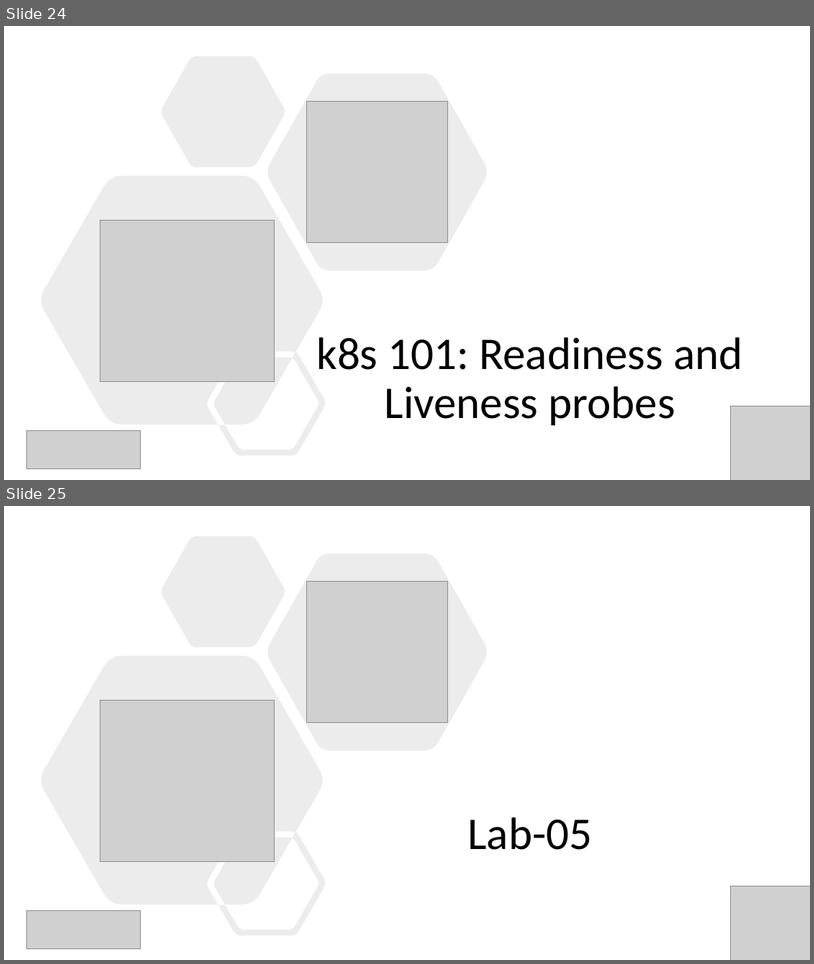
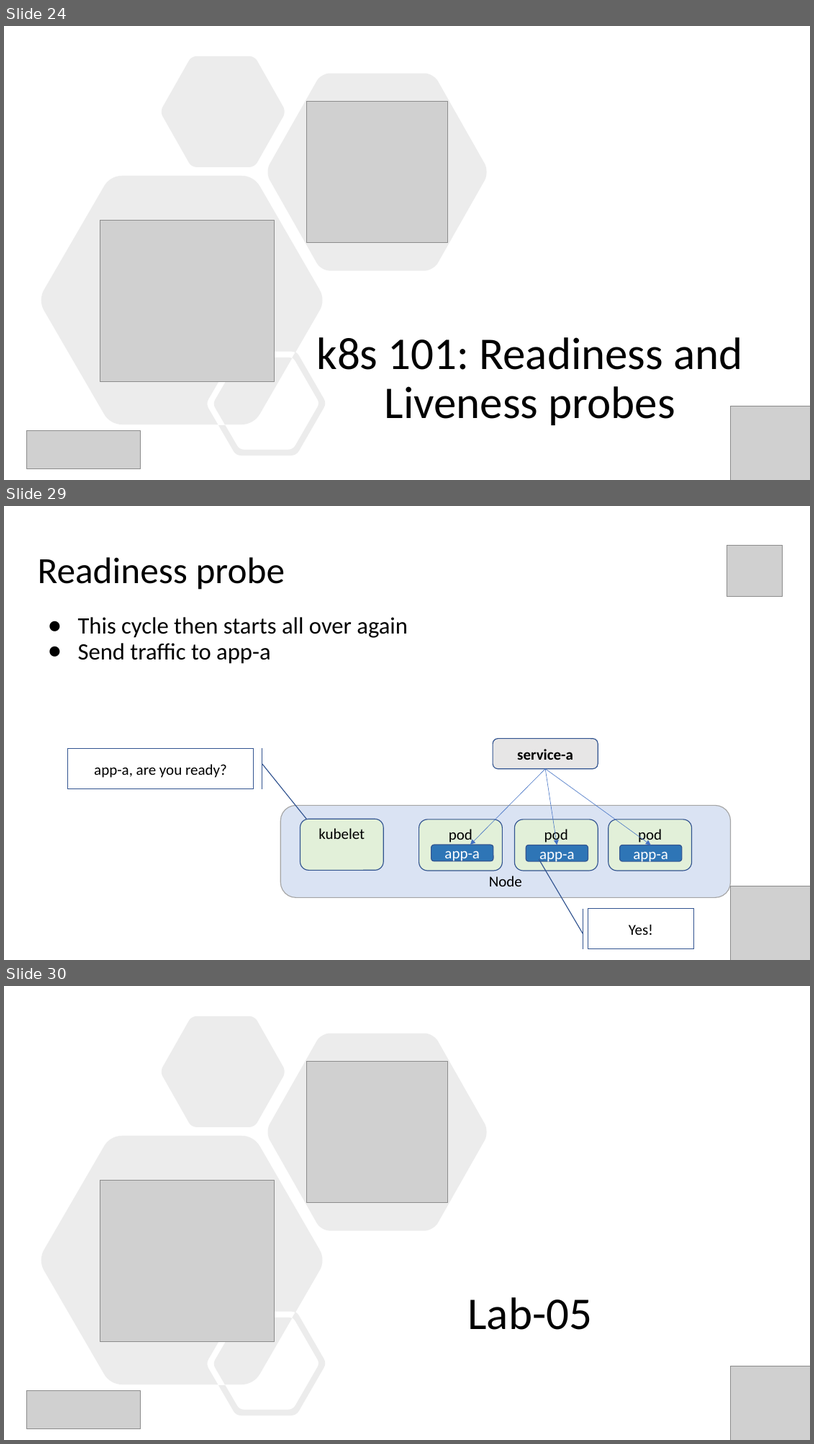
Before and after one commit to evgenyb/aks-workshops, a slide deck: 01-aks-and-k8s-101/slides/Introduction to AKS.pptx. Shown one above the other, each under a label of ours: slides 24 and 25 before the commit, slides 24, 29 and 30 after it; the slides between them are not shown. The pictures are 814x964 and 814x1444 pixels, drawn with LibreOffice and Linux fonts; fonts in the diff are those of the drawing; grey boxes stand for pictures. Boxes give left, top, right and bottom in pixels: in the first picture for what was removed or moved away, otherwise in the second. Text is boxed around its words. In the diff, an @@ line names an element or a change of style, - is before the commit and + after.

```diff
--- a/01-aks-and-k8s-101/slides/Introduction to AKS.pptx
+++ b/01-aks-and-k8s-101/slides/Introduction to AKS.pptx
@@ slide 29 added at box(4, 506, 810, 960), background #FFFFFF @@
@@ picture added at box(728, 546, 783, 597) @@
@@ title added at box(38, 557, 285, 590), 44 pt, text #000000 @@
+Readiness probe
@@ text added at box(78, 617, 408, 664), 28 pt, text #000000 @@
+● This cycle then starts all over again
+● Send traffic to app-a
@@ rounded rectangle added at box(494, 739, 599, 769), fill #E7E6E6, outline #325491 1 pt, 18 pt, text #000000, bold @@
+service-a
@@ accent border callout added at box(67, 749, 254, 789), outline #325491 1 pt, 18 pt, text #000000 @@
+app-a, are you ready?
@@ arrow added from (545, 769) to (471, 844), #4472C4 0.5 pt @@
@@ arrow added from (545, 769) to (651, 845), #4472C4 0.5 pt @@
@@ arrow added from (545, 769) to (558, 845), #4472C4 0.5 pt @@
@@ rounded rectangle added at box(281, 806, 731, 898), fill #DAE3F3, outline #A5A5A5 1 pt, 18 pt, text #000000 @@
+Node
@@ rounded rectangle added at box(301, 818, 384, 870), fill #E2F0D9, outline #325491 1 pt, 18 pt, text #000000 @@
+kubelet
@@ rounded rectangle added at box(419, 819, 502, 871), fill #E2F0D9, outline #325491 1 pt, 18 pt, text #000000 @@
+pod
@@ rounded rectangle added at box(515, 819, 599, 871), fill #E2F0D9, outline #325491 1 pt, 18 pt, text #000000 @@
+pod
@@ rounded rectangle added at box(609, 819, 692, 871), fill #E2F0D9, outline #325491 1 pt, 18 pt, text #000000 @@
+pod
@@ rounded rectangle added at box(432, 845, 494, 861), fill #2E75B6, outline #325491 1 pt, 18 pt, text #FFFFFF @@
+app-a
@@ rounded rectangle added at box(526, 845, 589, 861), fill #2E75B6, outline #325491 1 pt, 18 pt, text #FFFFFF @@
+app-a
@@ rounded rectangle added at box(620, 845, 683, 861), fill #2E75B6, outline #325491 1 pt, 18 pt, text #FFFFFF @@
+app-a
@@ picture added at box(731, 885, 810, 960) @@
@@ accent border callout added at box(589, 908, 694, 949), outline #325491 1 pt, 18 pt, text #000000 @@
+Yes!
@@ what was slide 25 is now slide 30 @@
```
Also in this commit, not shown: 1 slide changed, 7 other slides added.
